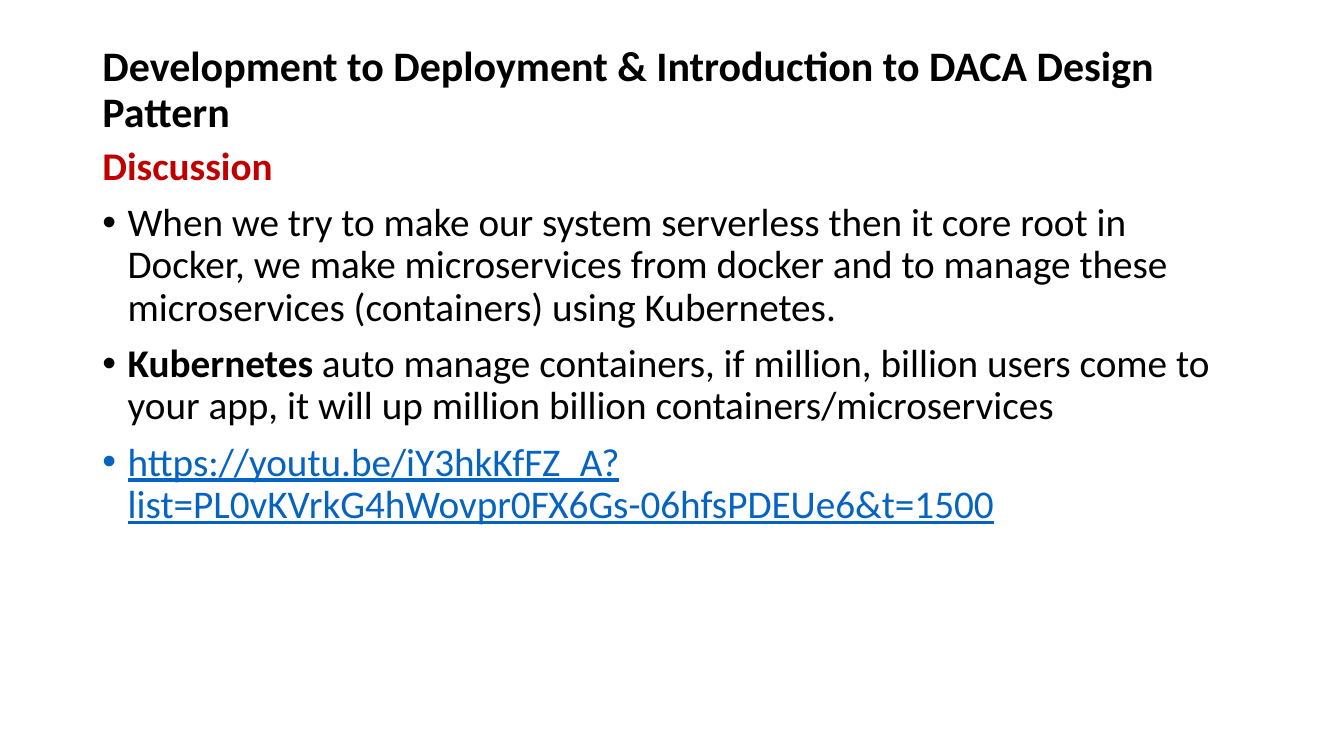
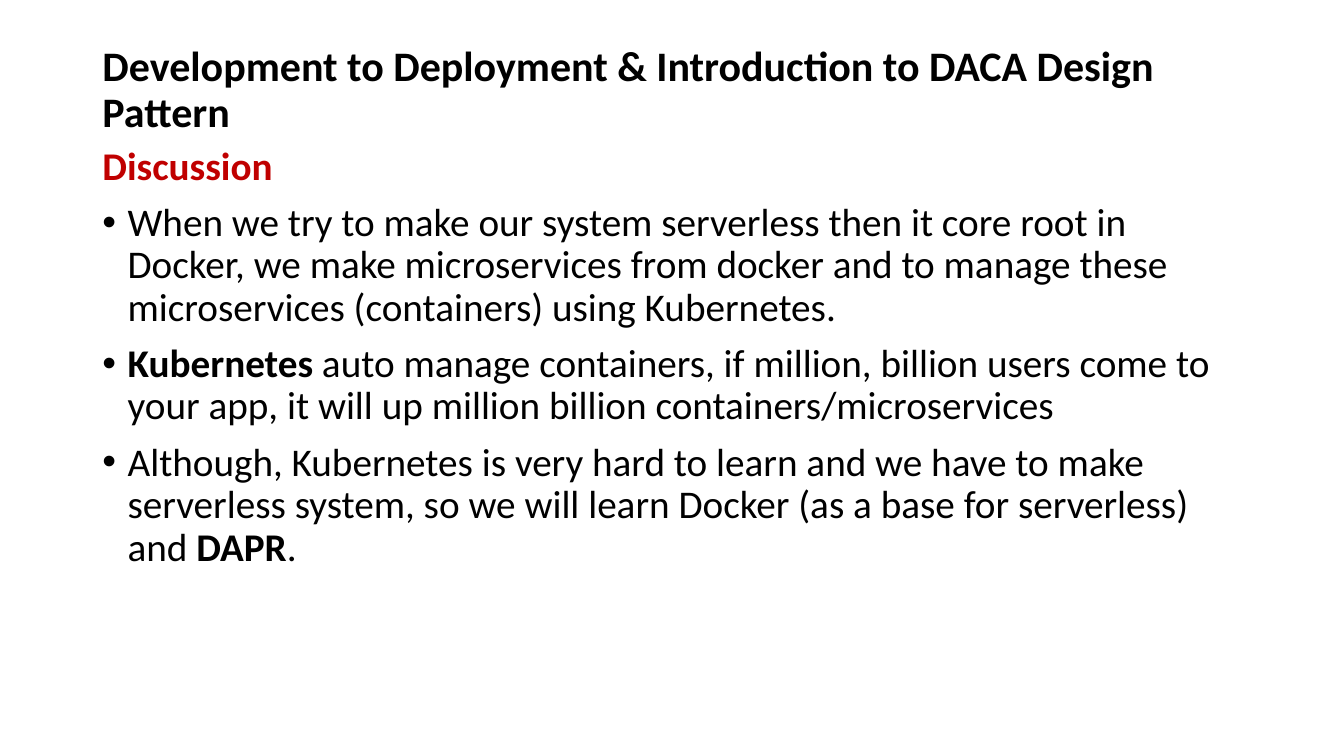
Before and after one commit to OsamabinAdnan/openaisdk_PanaversityYT, a slide deck: slide 83 of Class07_AI Agents_Development_Deployment_&_IntroductiontoDACADesignPattern/OpenAI Agents SDK - Open Source.pptx. Drawn at 1344x756 pixels with LibreOffice and Linux fonts; fonts in the diff are those of the drawing. Boxes give left, top, right and bottom in pixels: in the first picture for what was removed or moved away, otherwise in the second. Text is boxed around its words. In the diff, an @@ line names an element or a change of style, - is before the commit and + after.

```diff
--- a/Class07_AI Agents_Development_Deployment_&_IntroductiontoDACADesignPattern/OpenAI Agents SDK - Open Source.pptx
+++ b/Class07_AI Agents_Development_Deployment_&_IntroductiontoDACADesignPattern/OpenAI Agents SDK - Open Source.pptx
@@ text at box(128, 448, 1188, 562): text changed; text colour #0563C1 to #000000 @@
-• https://youtu.be/iY3hkKfFZ_A?list=PL0vKVrkG4hWovpr0FX6Gs-06hfsPDEUe6&t=1500
+• Although, Kubernetes is very hard to learn and we have to make serverless system, so we will learn Docker (as a base for serverless) and DAPR.
```
Also in this commit, not shown: 5 slides added, 1 other file.
